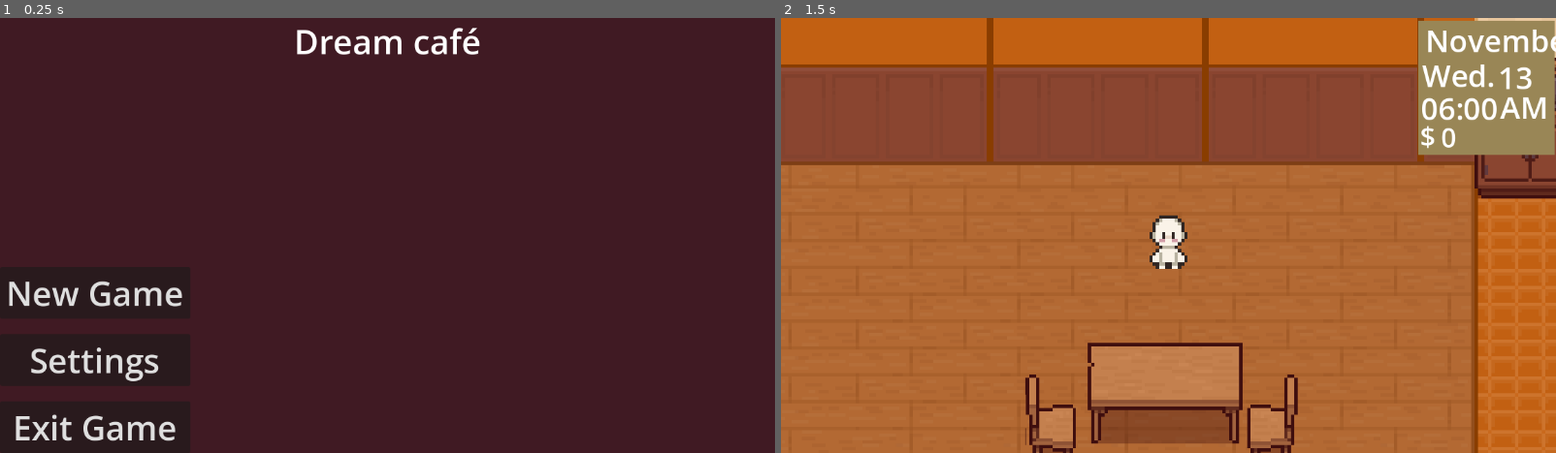
Above: before the commit, frames 1-2 (left to right).
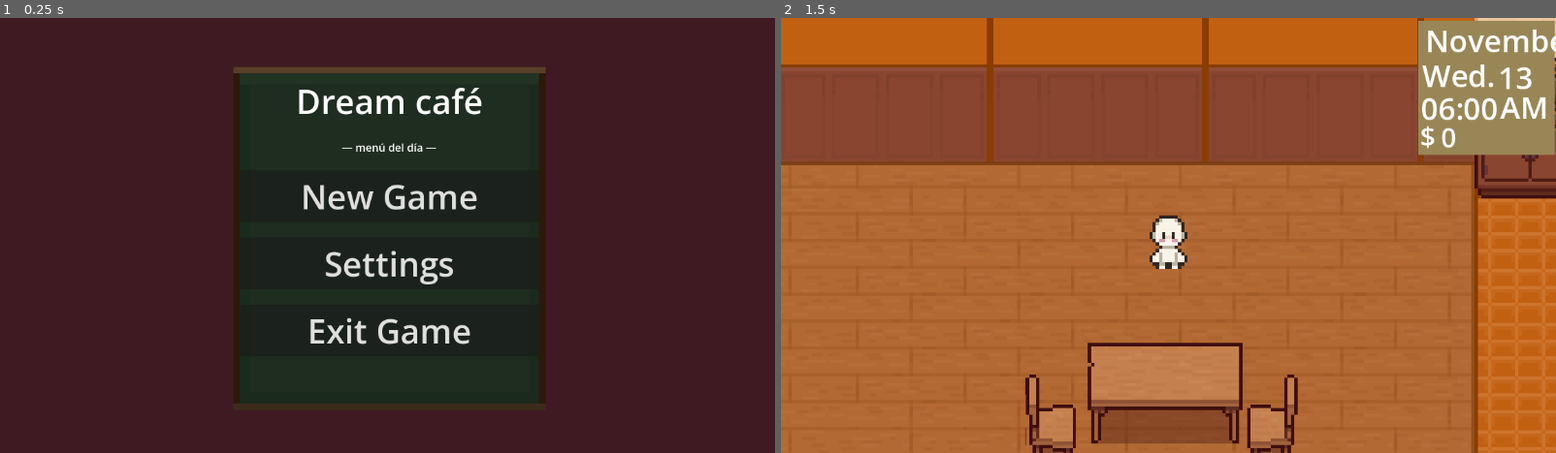
Above: after the commit, the same moments.

Repository: Jose-Prince/UVG-Tesis-Game
Game: Godot game, scene res://Scenes/title_screen.tscn
The game is run twice, just before and just after one commit, with the same random seed, the same clock (stepped at 60 frames per second) and the same inputs.
Inputs:
- Up to frame 1 (0.25 s): no input
- Up to frame 2 (1.5 s): click "Settings" at 0.5 s; click "New Game" at 1.25 s

The runs differ from the first frame. In frame 1, 33% of the frame differs, in the area x 1-71%, y 2-98%; in frame 2, nothing differs.

Commit message:
Added chalkboard menu UI

Diff:
--- a/Scenes/title_screen.tscn
+++ b/Scenes/title_screen.tscn
@@ -1,6 +1,7 @@
 [gd_scene format=3 uid="uid://crnpw414hlu34"]
 
 [ext_resource type="Script" uid="uid://dkeudwm12bgvk" path="res://Scripts/menu.gd" id="1_klylv"]
+[ext_resource type="Texture2D" uid="uid://ce0le33u7hsnb" path="res://Sprites/Chalkboard.png" id="2_p3fck"]
 
 [node name="TitleScreen" type="Control" unique_id=1439522845]
 layout_mode = 3
@@ -28,50 +29,71 @@
 grow_horizontal = 2
 grow_vertical = 2
 
-[node name="HBoxContainer" type="HBoxContainer" parent="." unique_id=745264715]
+[node name="Control" type="Control" parent="." unique_id=1506689805]
+anchors_preset = 0
+offset_right = 40.0
+offset_bottom = 40.0
+
+[node name="NinePatchRect" type="NinePatchRect" parent="Control" unique_id=1701874499]
+layout_mode = 0
+offset_left = 347.0
+offset_top = 73.0
+offset_right = 811.0
+offset_bottom = 584.0
+texture = ExtResource("2_p3fck")
+patch_margin_left = 9
+patch_margin_top = 9
+patch_margin_right = 10
+patch_margin_bottom = 10
+
+[node name="MarginContainer" type="MarginContainer" parent="Control/NinePatchRect" unique_id=437061542]
 layout_mode = 1
-anchors_preset = 5
-anchor_left = 0.5
-anchor_right = 0.5
-offset_left = -470.0
-offset_right = 470.0
-offset_bottom = 69.0
+anchors_preset = 15
+anchor_right = 1.0
+anchor_bottom = 1.0
 grow_horizontal = 2
+grow_vertical = 2
+theme_override_constants/margin_left = 10
+theme_override_constants/margin_top = 16
+theme_override_constants/margin_right = 10
+theme_override_constants/margin_bottom = 10
+
+[node name="VBoxContainer" type="VBoxContainer" parent="Control/NinePatchRect/MarginContainer" unique_id=1276538440]
+layout_mode = 2
+theme_override_constants/separation = 23
+
+[node name="HBoxContainer" type="HBoxContainer" parent="Control/NinePatchRect/MarginContainer/VBoxContainer" unique_id=745264715]
+layout_mode = 2
 alignment = 1
 
-[node name="Label" type="Label" parent="HBoxContainer" unique_id=1624773213]
+[node name="Label" type="Label" parent="Control/NinePatchRect/MarginContainer/VBoxContainer/HBoxContainer" unique_id=1624773213]
 layout_mode = 2
 theme_override_font_sizes/font_size = 50
 text = "Dream café"
 horizontal_alignment = 1
 vertical_alignment = 1
 
-[node name="VBoxContainer" type="VBoxContainer" parent="." unique_id=1276538440]
-layout_mode = 1
-anchors_preset = 2
-anchor_top = 1.0
-anchor_bottom = 1.0
-offset_top = -277.0
-offset_right = 283.0
-grow_vertical = 0
-theme_override_constants/separation = 23
+[node name="Label" type="Label" parent="Control/NinePatchRect/MarginContainer/VBoxContainer" unique_id=894536310]
+layout_mode = 2
+text = "— menú del día —"
+horizontal_alignment = 1
 
-[node name="NewGame" type="Button" parent="VBoxContainer" unique_id=935340656]
+[node name="NewGame" type="Button" parent="Control/NinePatchRect/MarginContainer/VBoxContainer" unique_id=935340656]
 layout_mode = 2
 theme_override_font_sizes/font_size = 50
 text = "New Game"
 
-[node name="Settings" type="Button" parent="VBoxContainer" unique_id=755254686]
+[node name="Settings" type="Button" parent="Control/NinePatchRect/MarginContainer/VBoxContainer" unique_id=755254686]
 layout_mode = 2
 theme_override_font_sizes/font_size = 50
 text = "Settings"
 
-[node name="Quit" type="Button" parent="VBoxContainer" unique_id=1908246047]
+[node name="Quit" type="Button" parent="Control/NinePatchRect/MarginContainer/VBoxContainer" unique_id=1908246047]
 layout_mode = 2
 theme_override_font_sizes/font_size = 50
 text = "Exit Game
 "
 
-[connection signal="pressed" from="VBoxContainer/NewGame" to="." method="_on_new_game_pressed"]
-[connection signal="pressed" from="VBoxContainer/Settings" to="." method="_on_settings_pressed"]
-[connection signal="pressed" from="VBoxContainer/Quit" to="." method="_on_quit_pressed"]
+[connection signal="pressed" from="Control/NinePatchRect/MarginContainer/VBoxContainer/NewGame" to="." method="_on_new_game_pressed"]
+[connection signal="pressed" from="Control/NinePatchRect/MarginContainer/VBoxContainer/Settings" to="." method="_on_settings_pressed"]
+[connection signal="pressed" from="Control/NinePatchRect/MarginContainer/VBoxContainer/Quit" to="." method="_on_quit_pressed"]
Binary file added: Sprites/Chalkboard.png
Not shown, added: Sprites/Chalkboard.png.import
